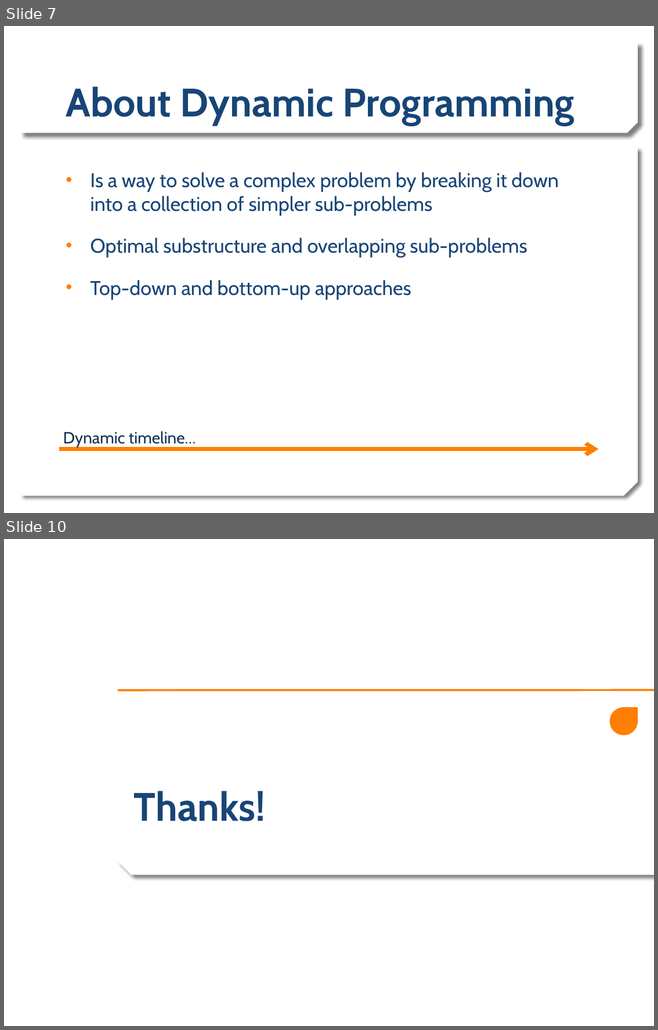
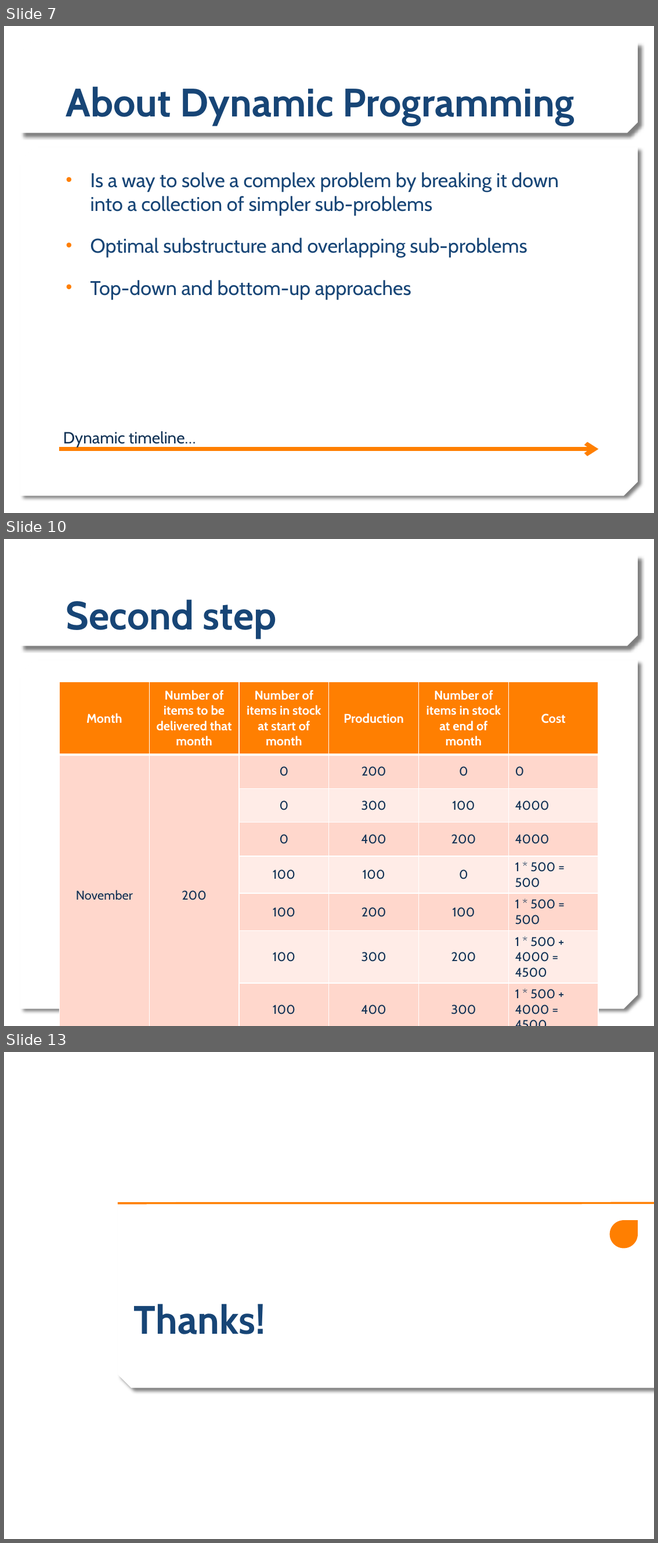
Before and after one commit to rirypheng/dynamic-programming, a slide deck: DP - Warehouse Problem.pptx. Shown one above the other, each under a label of ours: slides 7 and 10 before the commit, slides 7, 10 and 13 after it; the slides between them are not shown. The pictures are 658x1030 and 658x1543 pixels, drawn with LibreOffice and Linux fonts; fonts in the diff are those of the drawing; background and template pictures are left out. Boxes give left, top, right and bottom in pixels: in the first picture for what was removed or moved away, otherwise in the second. Text is boxed around its words. In the diff, an @@ line names an element or a change of style, - is before the commit and + after.

```diff
--- a/DP - Warehouse Problem.pptx
+++ b/DP - Warehouse Problem.pptx
@@ slide 10 added at [4, 539, 654, 1026], background picture (left out); not listed: 2 template elements that a slide beside it also shows @@
@@ title added at [66, 599, 277, 639], 44 pt, text #174576, bold @@
+Second step
@@ table added at [59, 682, 597, 1017], 8 rows, 6 columns @@
+Month | Number of items to be delivered that month | Number of items in stock at start of month | Production | Number of items in stock at end of month | Cost
+November | 200 | 0 | 200 | 0 | 0
+ |  | 0 | 300 | 100 | 4000
+ |  | 0 | 400 | 200 | 4000
+ |  | 100 | 100 | 0 | 1 * 500 = 500
+ |  | 100 | 200 | 100 | 1 * 500 = 500
+ |  | 100 | 300 | 200 | 1 * 500 + 4000 = 4500
+ |  | 100 | 400 | 300 | 1 * 500 + 4000 = 4500
@@ what was slide 10 is now slide 13 @@
```
Also in this commit, not shown: 4 other slides added, 2 slides removed.
